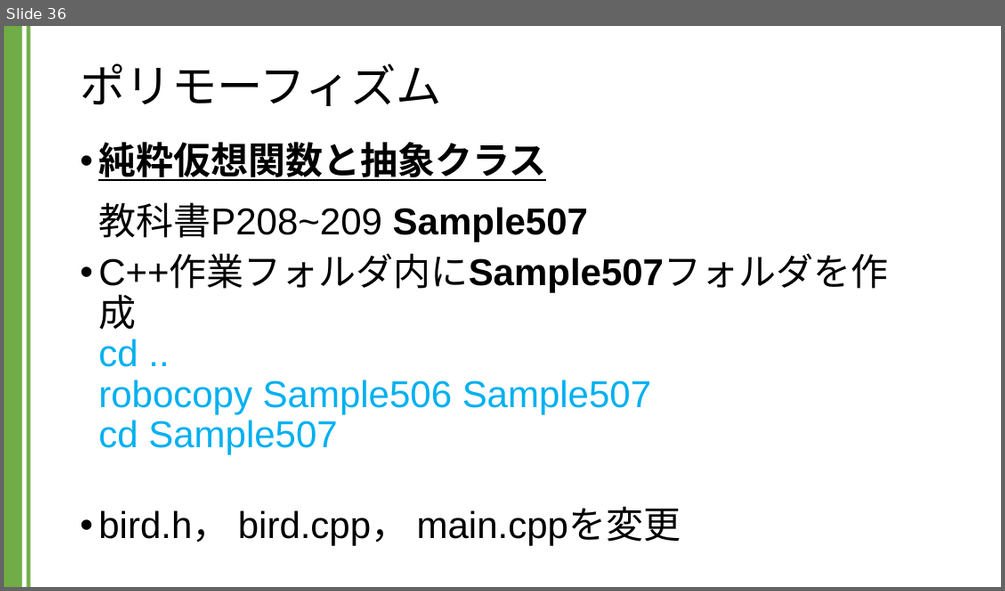
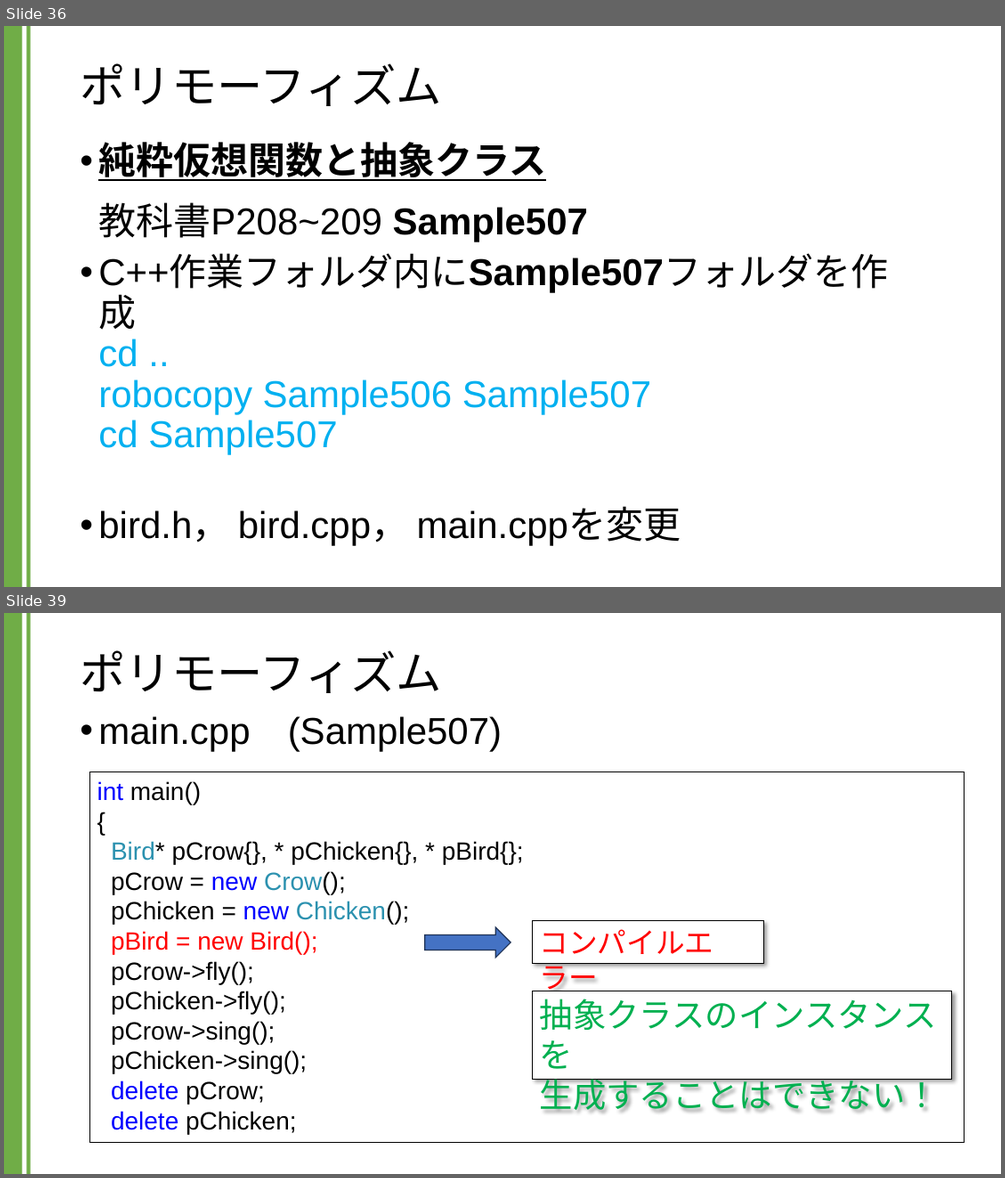
Before and after one commit to kic-murata/cpp2024, a slide deck: 授業資料/講義資料：継承とポリモーフィズム.pptx. Shown one above the other, each under a label of ours: slide 36 before the commit, slides 36 and 39 after it; the slides between them are not shown. The pictures are 1005x591 and 1005x1178 pixels, drawn with LibreOffice and Linux fonts; fonts in the diff are those of the drawing. Boxes give left, top, right and bottom in pixels: in the first picture for what was removed or moved away, otherwise in the second. Text is boxed around its words. In the diff, an @@ line names an element or a change of style, - is before the commit and + after.

```diff
--- a/授業資料/講義資料：継承とポリモーフィズム.pptx
+++ b/授業資料/講義資料：継承とポリモーフィズム.pptx
@@ slide 39 added at (4, 613, 1001, 1174), background #FFFFFF; not listed: 2 template elements that a slide beside it also shows @@
@@ title added at (80, 650, 442, 693), 44 pt, text #000000 @@
+ポリモーフィズム
@@ text added at (98, 716, 502, 751), 36 pt, text #000000 @@
+• main.cpp (Sample507)
@@ rectangle added at (90, 771, 964, 1142), outline #000000 0.75 pt, 24 pt, text #000000 @@
+int main()
+{
+Bird* pCrow{}, * pChicken{}, * pBird{};
+pCrow = new Crow();
+pChicken = new Chicken();
+pBird = new Bird();
+pCrow->fly();
+pChicken->fly();
+pCrow->sing();
+pChicken->sing();
+delete pCrow;
+delete pChicken;
@@ right arrow added at (425, 927, 511, 957), fill #4472C4, outline #1E3256 1 pt @@
@@ rectangle added at (533, 920, 764, 963), fill #FFFFFF, outline #000000 0.75 pt, 28 pt, text #FF0000 @@
+コンパイルエラー
@@ rectangle added at (533, 990, 952, 1078), fill #FFFFFF, outline #000000 0.75 pt, 32 pt, text #00B050 @@
+抽象クラスのインスタンスを
+生成することはできない！
```
Also in this commit, not shown: 4 other slides added, 1 other file.
